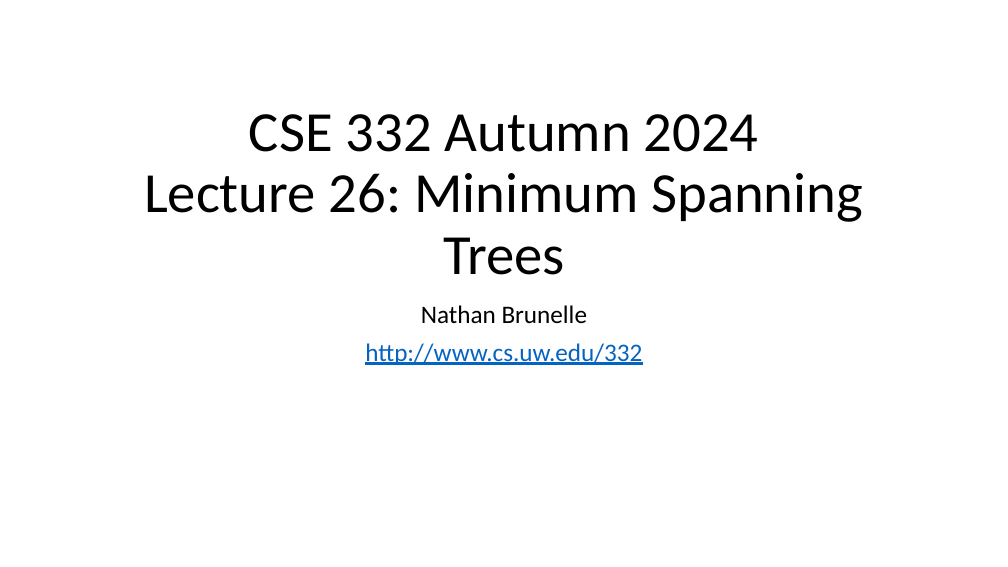
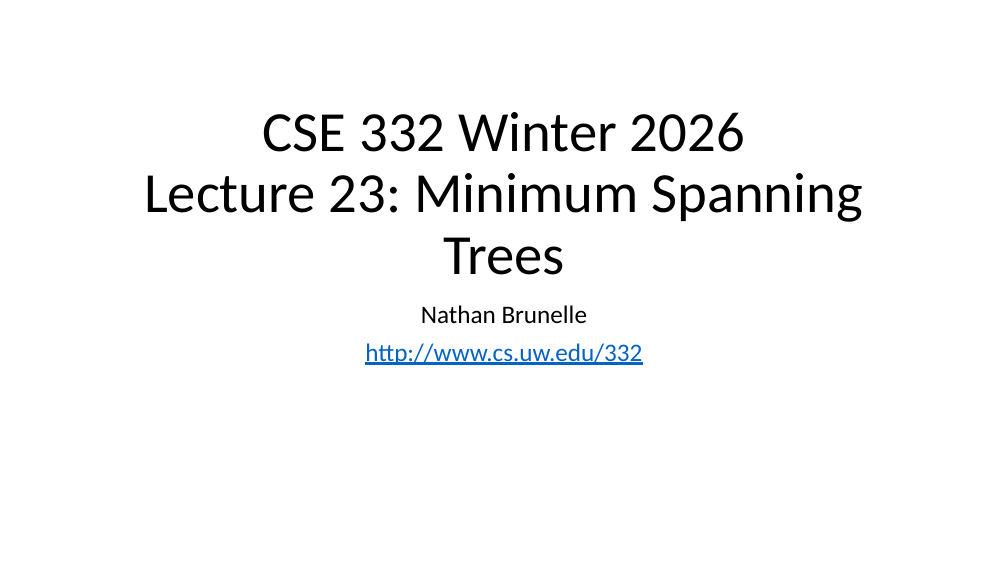
Before and after one commit to natebrunelle/cse332, a slide deck: slide 1 of markdown/files/slides/lecture23_mst.pptx. Drawn at 1008x567 pixels with LibreOffice and Linux fonts; fonts in the diff are those of the drawing. Boxes give left, top, right and bottom in pixels: in the first picture for what was removed or moved away, otherwise in the second. Text is boxed around its words. In the diff, an @@ line names an element or a change of style, - is before the commit and + after.

```diff
--- a/markdown/files/slides/lecture23_mst.pptx
+++ b/markdown/files/slides/lecture23_mst.pptx
@@ title at (144,112,863,275): text changed @@
-CSE 332 Autumn 2024
-Lecture 26: Minimum Spanning Trees
+CSE 332 Winter 2026
+Lecture 23: Minimum Spanning Trees
```
Also in this commit, not shown: 11 other files.
